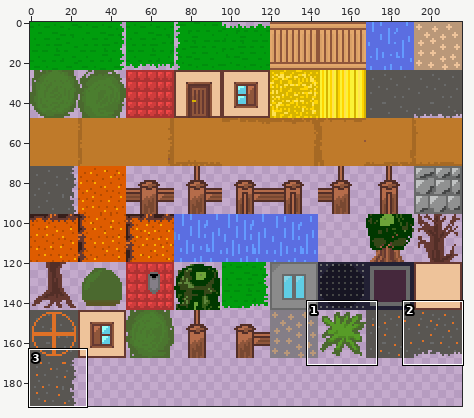
File history of a sprite sheet, graphics/tileset.png. The first picture is a wide view before the edit; the outline marks the close-up.
Close-up. Earlier state:
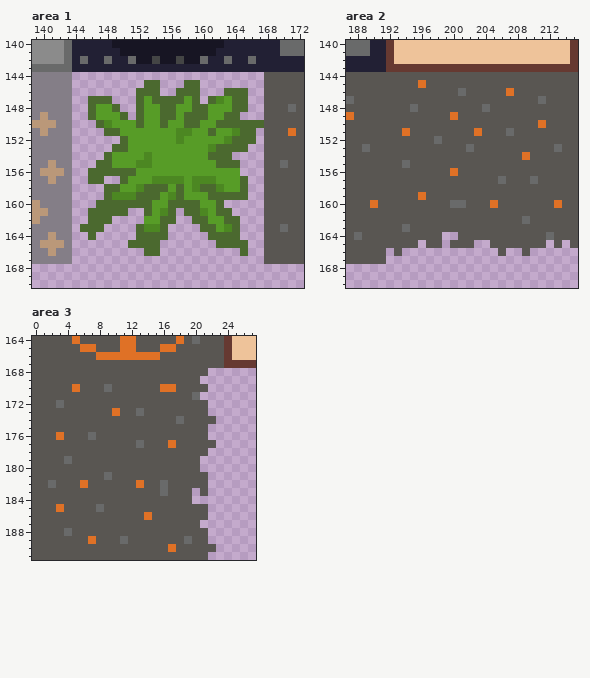
The file is 216x192 pixels. Colours within 5 levels of each other are drawn and written as one. Shown: area 1: x 139..172, y 140..170; area 2: x 187..215, y 140..170; area 3: x 0..27, y 164..191. The commit also changed other parts of the picture, which this record leaves out.
The same view after the edit:
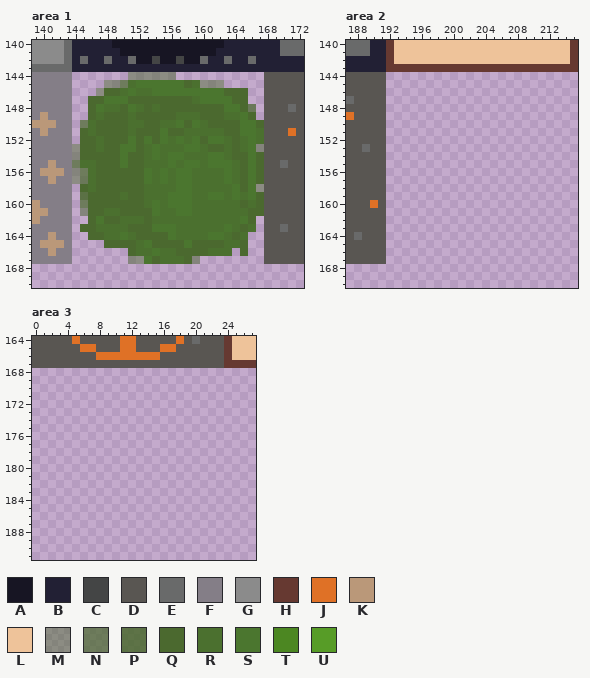
Palette (. is transparent): A #171523  B #222034  C #444545  D #595652  E #696a6a  F #847e87  G #8b8b8b  H #663931  J #df7126  K #ba9879  L #eec39a  M #4b692f77  N #4b692fb6  P #4b692fd8  Q #4b692f  R #4b702f  S #4b762f  T #4c8722  U #579c27
From old to new:
Area 1:
y 144: x 151..156 ...... -> MMMMMM
y 145: x 148..157 .....QQ... -> MMNRSSSSSS; x 159..162 Q... -> RMMM
y 146: x 147..162 .....QQQ..QQQ... -> MQQRSRRSSSSSSSSS
y 147: x 148..151 Q... -> SSSQ; x 153 U -> Q; x 158..163 UQ.QTU -> QRSSSS
y 148: x 147..154 UUQ..QUU -> SRRQSRQR; x 157..158 UU -> QQ; x 161..164 UUUQ -> QQSS; x 166 . -> N
y 149: x 147..149 UUU -> RQQ; x 151 . -> R; x 153..154 UU -> QQ; x 157..159 UQQ -> RRR; x 161..166 UUQQ.. -> QQRRSQ
y 150: x 145..146 .. -> NR; x 148..157 TUUUQUUQUU -> QQQRRQQRRS; x 159..161 QUU -> SRQ; x 165..166 QQ -> SS
y 151: x 145..147 ... -> QRQ; x 150..167 UUUUUUUTTUUQUUTQQ. -> QRQQQSQQRRRRRQQSSR
y 152: x 145..149 ..... -> QQRQQ; x 151..163 UUUUUUTUUUUUT -> SQSQSRSRSQSSR; x 165..167 QQ. -> RSR
y 153: x 144..148 ..... -> MQQRQ; x 150..161 QUUUUUUUUUUT -> SSQRSRRRSSRQ; x 163 Q -> R; x 165..167 Q.. -> RSM
y 154: x 144..147 .... -> MQQQ; x 149..167 UUUUTUUUUUUUQQQ.... -> QSQQRSRSSRRRSSRQQSQ
y 155: x 144..146 ... -> NRR; x 149..167 UUUTTUUUUUUUUQQQ... -> QSQQRRRSRSSRSSSRQSQ
y 156: x 144..146 ..Q -> MNR; x 152..167 UUUUUUUUUUUUU... -> QSRSRSSRRRRSRQSQ
y 157: x 144..146 ..Q -> MNR; x 148..149 .. -> QQ; x 151..164 UUUTTTTUTTTUUU -> QQSRSRSSRRRRSR; x 166..167 .. -> SQ
y 158: x 145..147 ... -> QRQ; x 150..164 UUTQQQUQUTQQTUU -> QQQRRRRSSRRRRRS; x 166..167 .. -> SM
y 159: x 145..147 ... -> PQQ; x 149..151 TTT -> QRQ; x 153..167 QQUTQUUUQQQQQ.. -> RRRSSSRRSSRSRSQ
y 160: x 145..146 .. -> NQ; x 153..167 QUUQQQQUUQ..... -> RSRSSSRRRRRRQRQ
y 161: x 145 . -> M; x 148..149 QQ -> RR; x 151..152 .. -> QQ; x 154..167 UTQ.QQTUQQ.... -> SRRSSRRRRRRRQQ
y 162: x 147 Q -> S; x 149..166 ....UUQQ..QQUUQQ.. -> QRRRQRRRRRRRRRRRSQ
y 163: x 147..151 Q.... -> RRRRQ; x 153..166 TTQ....QQUTQ.. -> QSSSRRRRRRSRQR
y 164: x 147..151 ..... -> QRRSR; x 156..163 .....QQQ -> SRRRRSSR; x 165 . -> R
y 165: x 148..150 ... -> QQQ; x 152..153 QQ -> RS; x 155..161 ....... -> QQQSQQQ; x 163..164 QQ -> RR
y 166: x 151..163 ..QQ......... -> QRRSRRQQQQRRR
y 167: x 151..159 ......... -> MMSQRRRQM
Area 2:
y 144: x 192..215 DDDDDDDDDDDDDDDDDDDDDDDD -> ........................
y 145: x 192..215 DDDDJDDDDDDDDDDDDDDDDDDD -> ........................
y 146: x 192..215 DDDDDDDDDEDDDDDJDDDDDDDD -> ........................
y 147: x 192..215 DDDDDDDDDDDDDDDDDDDEDDDD -> ........................
y 148: x 192..215 DDDEDDDDDDDDEDDDDDDDDDDD -> ........................
y 149: x 192..215 DDDDDDDDJDDDDDDDDDDDDDDD -> ........................
y 150: x 192..215 DDDDDDDDDDDDDDDDDDDJDDDD -> ........................
y 151: x 192..215 DDJDDDDDDDDJDDDEDDDDDDDD -> ........................
y 152: x 192..215 DDDDDDEDDDDDDDDDDDDDDDDD -> ........................
y 153: x 192..215 DDDDDDDDDDEDDDDDDDDDDEDD -> ........................
y 154: x 192..215 DDDDDDDDDDDDDDDDDJDDDDDD -> ........................
y 155: x 192..215 DDEDDDDDDDDDDDDDDDDDDDDD -> ........................
y 156: x 192..215 DDDDDDDDJDDDDDDDDDDDDDDD -> ........................
y 157: x 192..215 DDDDDDDDDDDDDDEDDDEDDDDD -> ........................
y 158: x 192..215 DDDDDDDDDDDDDDDDDDDDDDDD -> ........................
y 159: x 192..215 DDDDJDDDDDDDDDDDDDDDDDDD -> ........................
y 160: x 192..215 DDDDDDDDEEDDDJDDDDDDDJDD -> ........................
y 161: x 192..215 DDDDDDDDDDDDDDDDDDDDDDDD -> ........................
y 162: x 192..215 DDDDDDDDDDDDDDDDDEDDDDDD -> ........................
y 163: x 192..215 DDEDDDDDDDDDDDDDDDDDDDDD -> ........................
y 164: x 192..198 DDDDDDD -> .......; x 201..215 DDDDDDDDDDDEDDD -> ...............
y 165: x 192..195 DDDD -> ....; x 197..198 DD -> ..; x 200..202 DDD -> ...; x 205..211 DDDDDDD -> .......; x 213 D -> .; x 215 D -> .
y 166: x 193 D -> .; x 206 D -> .; x 209 D -> .
Area 3:
y 168: x 0..21 DDDDDDDDDDDDDDDDDDDDDD -> ......................
y 169: x 0..20 DDDDDDDDDDDDDDDDDDDDD -> .....................
y 170: x 0..21 DDDDDJDDDEDDDDDDJJDDDD -> ......................
y 171: x 0..20 DDDDDDDDDDDDDDDDDDDDE -> .....................
y 172: x 0..21 DDDEDDDDDDDDDDDDDDDDDD -> ......................
y 173: x 0..21 DDDDDDDDDDJDDEDDDDDDDD -> ......................
y 174: x 0..22 DDDDDDDDDDDDDDDDDDEDDDD -> .......................
y 175: x 0..21 DDDDDDDDDDDDDDDDDDDDDD -> ......................
y 176: x 0..21 DDDJDDDEDDDDDDDDDDDDDD -> ......................
y 177: x 0..22 DDDDDDDDDDDDDEDDDJDDDDD -> .......................
y 178: x 0..21 DDDDDDDDDDDDDDDDDDDDDD -> ......................
y 179: x 0..20 DDDDEDDDDDDDDDDDDDDDD -> .....................
y 180: x 0..20 DDDDDDDDDDDDDDDDDDDDD -> .....................
y 181: x 0..21 DDDDDDDDDEDDDDDDDDDDDD -> ......................
y 182: x 0..21 DDEDDDJDDDDDDJDDEDDDDD -> ......................
y 183: x 0..19 DDDDDDDDDDDDDDDDEDDD -> ....................; x 21 D -> .
y 184: x 0..19 DDDDDDDDDDDDDDDDDDDD -> ....................
y 185: x 0..21 DDDJDDDDEDDDDDDDDDDDDD -> ......................
y 186: x 0..21 DDDDDDDDDDDDDDJDDDDDDD -> ......................
y 187: x 0..20 DDDDDDDDDDDDDDDDDDDDD -> .....................
y 188: x 0..21 DDDDEDDDDDDDDDDDDDDDDD -> ......................
y 189: x 0..21 DDDDDDDJDDDEDDDDDDDEDD -> ......................
y 190: x 0..22 DDDDDDDDDDDDDDDDDJDDDDD -> .......................
y 191: x 0..21 DDDDDDDDDDDDDDDDDDDDDD -> ......................
Pixel boxes of the changes (left, top, right, bottom) in both close-ups:
changed: (72, 72, 264, 264)
erased: (386, 72, 578, 256)
erased: (32, 368, 216, 560)
